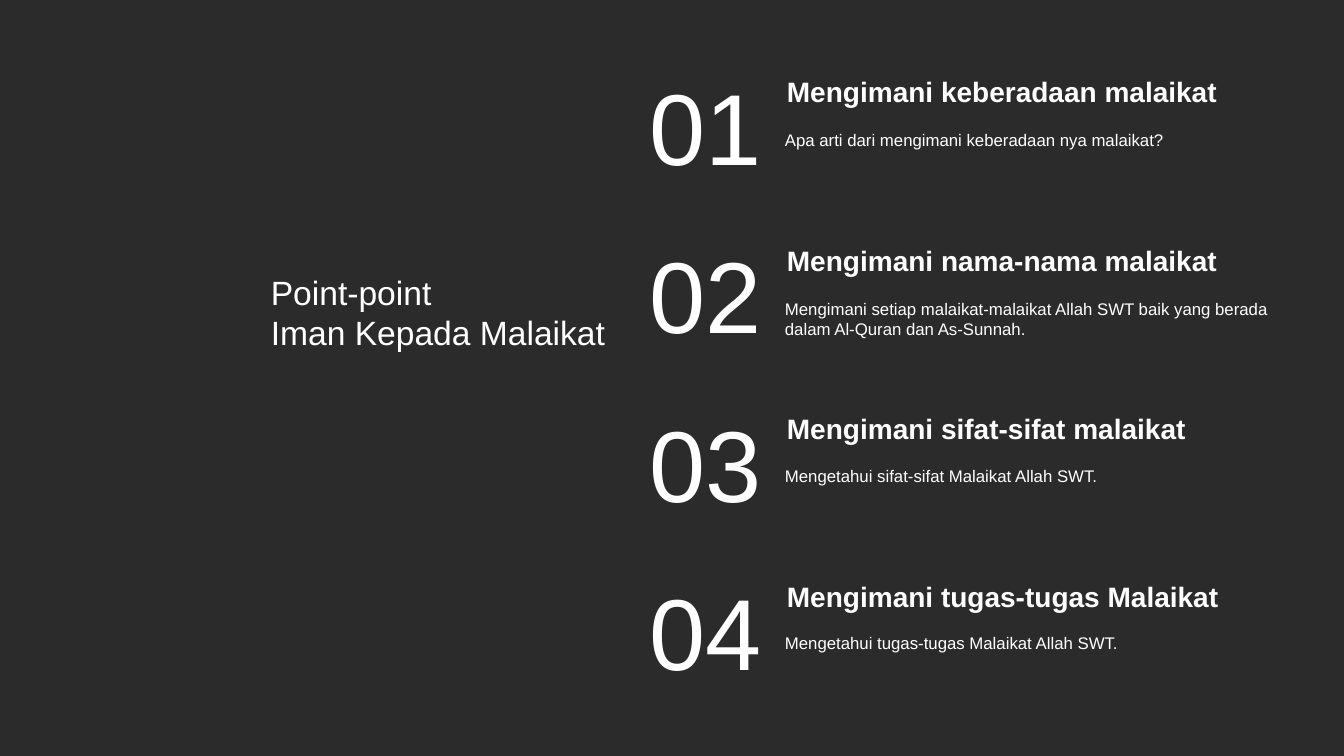
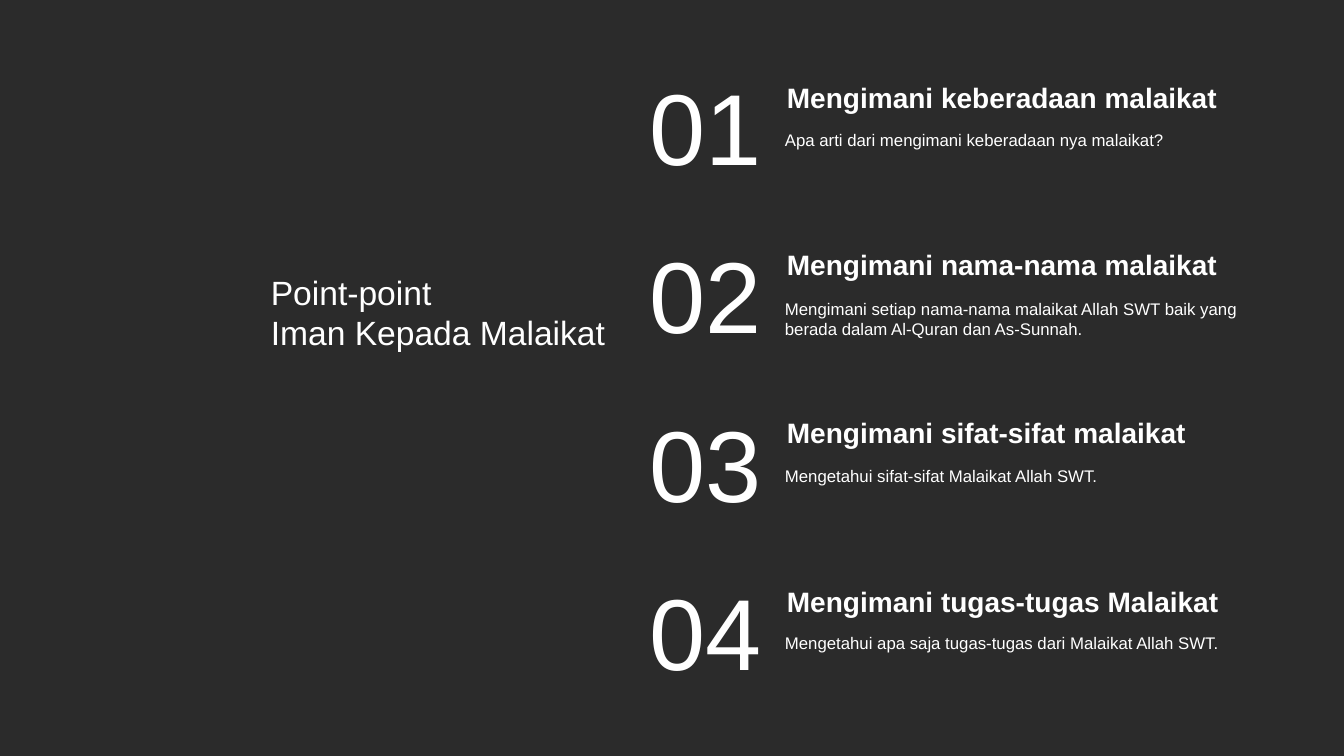
Before and after one commit to adnanerlansyah403/Tugas-Pendidikan-Agama, a slide deck: slide 3 of Presentasi Pendidikan Agama.pptx. Drawn at 1344x756 pixels with LibreOffice and Linux fonts; fonts in the diff are those of the drawing; background and template pictures are left out; a plain dark background stands for a picture behind light text. Boxes give left, top, right and bottom in pixels: in the first picture for what was removed or moved away, otherwise in the second. Text is boxed around its words. In the diff, an @@ line names an element or a change of style, - is before the commit and + after.

Commit message:
update tugas

```diff
--- a/Presentasi Pendidikan Agama.pptx
+++ b/Presentasi Pendidikan Agama.pptx
@@ 4 texts: place and size @@
-4 texts at (787, 81, 1219, 612)
+4 texts at (787, 87, 1219, 617)
@@ text at (785, 303, 1236, 338): text changed @@
-Mengimani setiap malaikat-malaikat Allah SWT baik yang berada dalam Al-Quran dan As-Sunnah.
+Mengimani setiap nama-nama malaikat Allah SWT baik yang berada dalam Al-Quran dan As-Sunnah.
@@ text at (785, 637, 1218, 653): text changed @@
-Mengetahui tugas-tugas Malaikat Allah SWT.
+Mengetahui apa saja tugas-tugas dari Malaikat Allah SWT.
```
Also in this commit, not shown: 4 other slides changed, 2 slides added, 1 other file.
